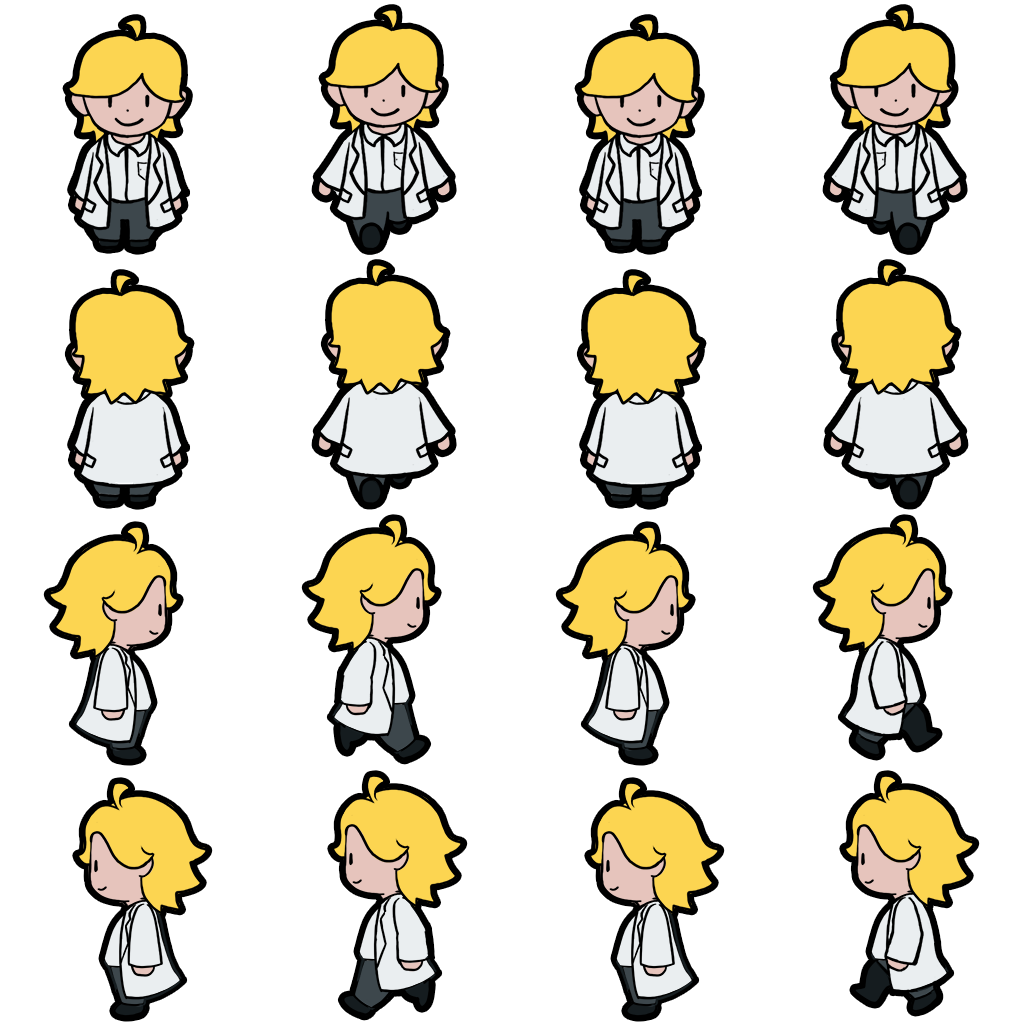
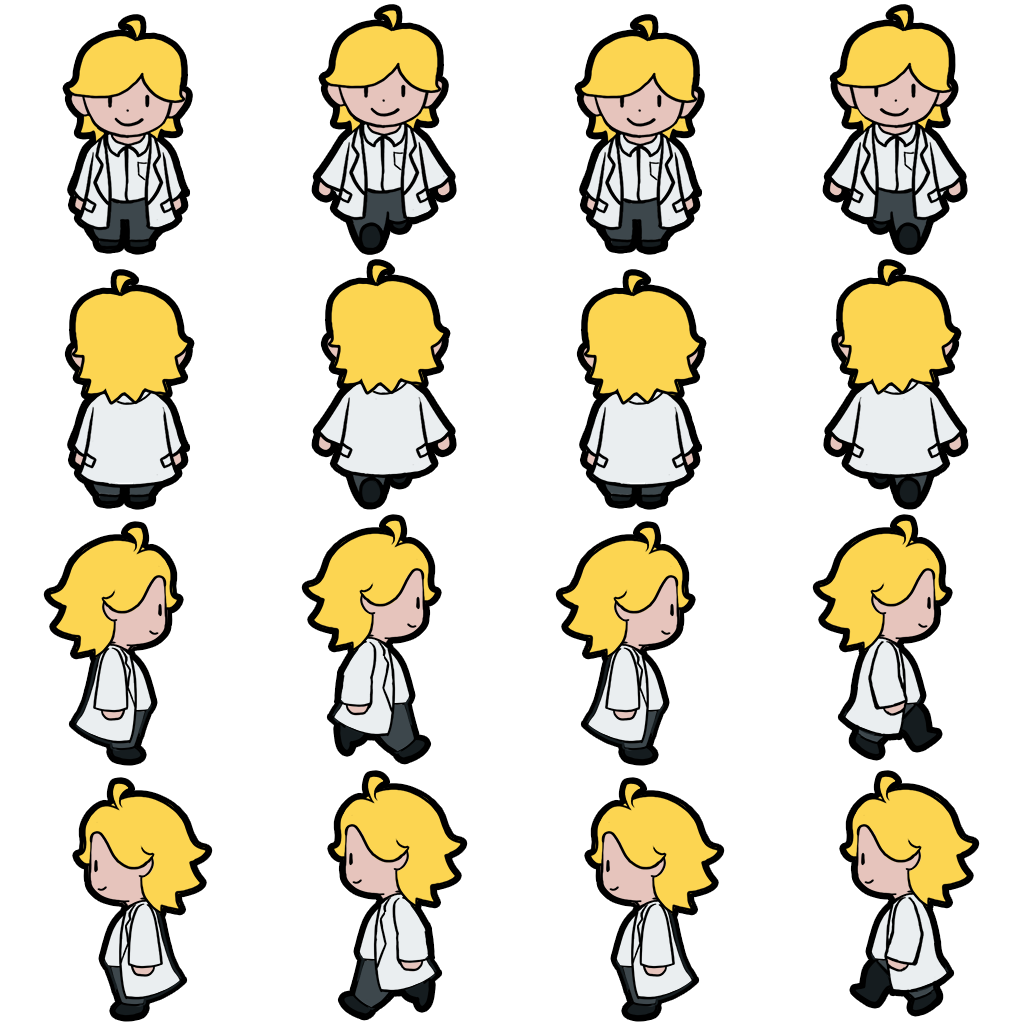
Comparing the layer stacks of the two w=1024, h=1024 images. Changes:
painted on "Layer 5" (6th of 8, in "Char" › "Front copy 2" › "Base male copy") over [875, 151, 915, 173]
painted on "Layer 8" (6th of 8, in "Char" › "Front copy 2" › "Base male copy") over [833, 146, 884, 211]
